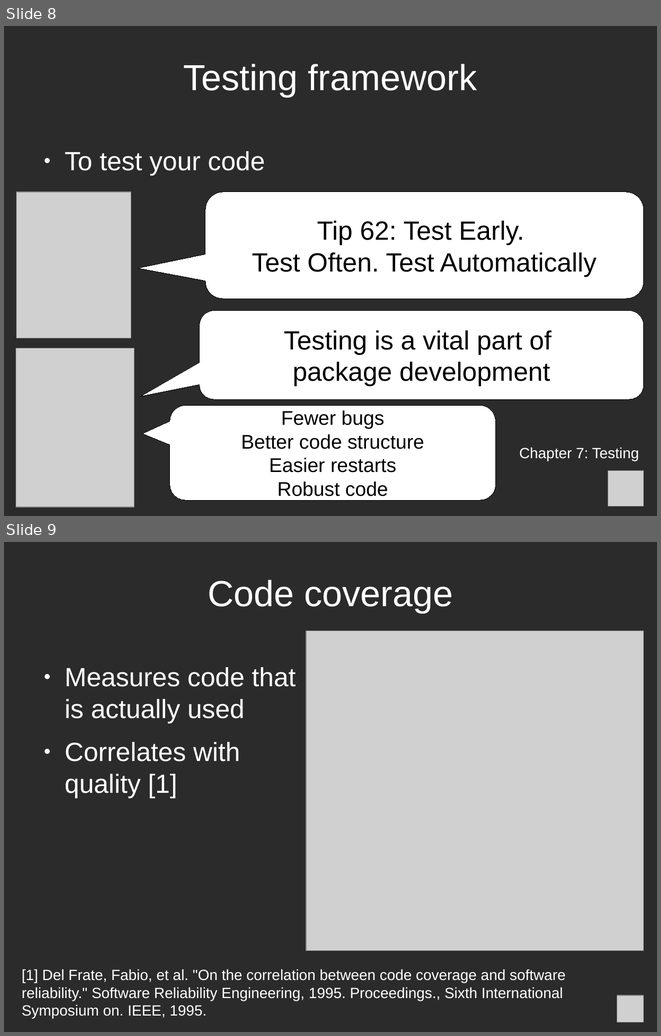
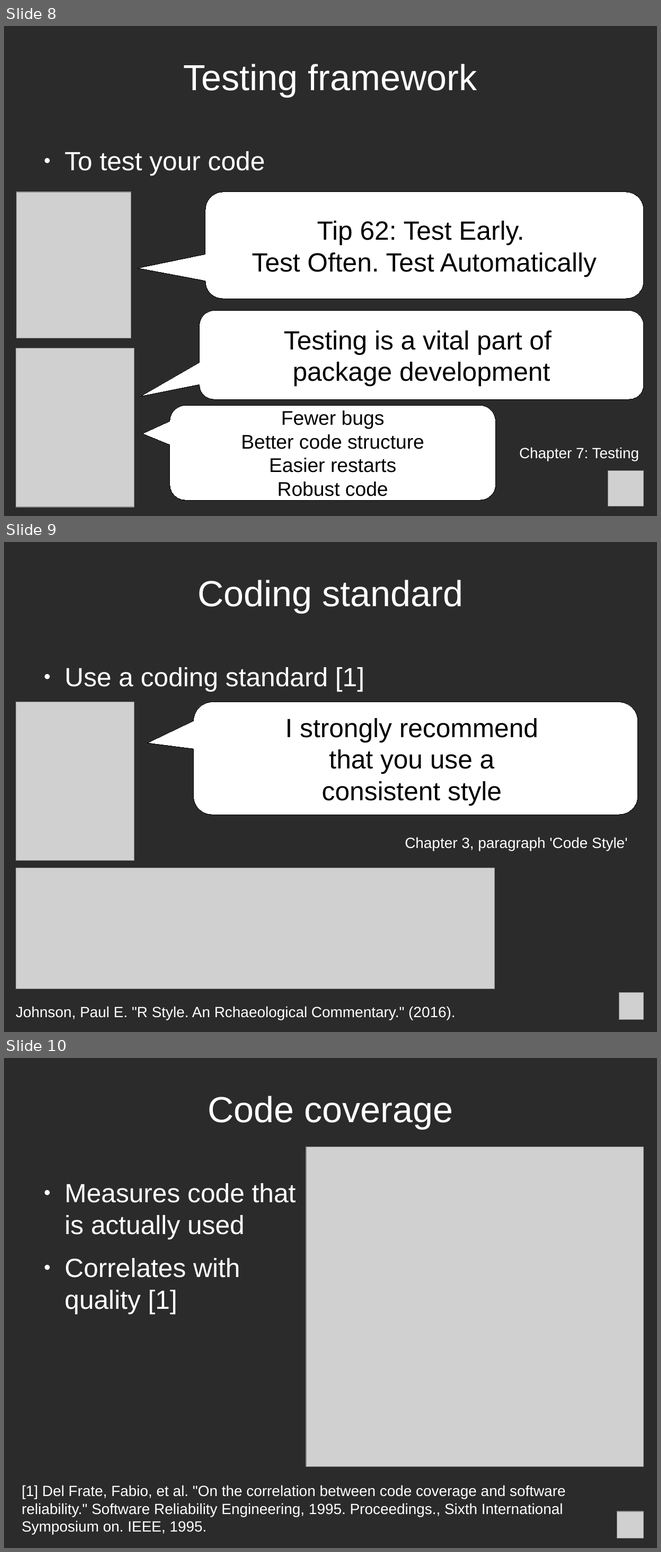
Before and after one commit to richelbilderbeek/PresentationsAboutR, a slide deck: ProfessionalRdevelopment/ProfessionalRDevelopment.odp. Shown one above the other, each under a label of ours: slides 8 and 9 before the commit, slides 8, 9 and 10 after it. The pictures are 661x1036 and 661x1552 pixels, drawn with LibreOffice and Linux fonts; fonts in the diff are those of the drawing; grey boxes stand for pictures; background and template pictures are left out; a plain dark background stands for a picture behind light text. Boxes give left, top, right and bottom in pixels: in the first picture for what was removed or moved away, otherwise in the second. Text is boxed around its words. In the diff, an @@ line names an element or a change of style, - is before the commit and + after.

```diff
--- a/ProfessionalRdevelopment/ProfessionalRDevelopment.odp
+++ b/ProfessionalRdevelopment/ProfessionalRDevelopment.odp
@@ slide 9 added at (4, 542, 657, 1032), background picture (left out) @@
@@ title added at (197, 580, 463, 612), 44 pt, text #FFFFFF @@
+Coding standard
@@ text added at (64, 667, 364, 691), 32 pt, text #FFFFFF @@
+● Use a coding standard [1]
@@ picture added at (16, 702, 134, 861) @@
@@ rounded speech box added at (194, 702, 638, 814), fill #FFFFFF, outline #000000 0 pt, 32 pt, text #000000 @@
+I strongly recommend
+that you use a
+consistent style
@@ text added at (405, 837, 627, 850), 18 pt, text #FFFFFF @@
+Chapter 3, paragraph 'Code Style'
@@ picture added at (16, 868, 495, 989) @@
@@ picture added at (619, 992, 644, 1020) @@
@@ text added at (16, 1006, 455, 1020), 18 pt, text #FFFFFF @@
+Johnson, Paul E. "R Style. An Rchaeological Commentary." (2016).
@@ what was slide 9 is now slide 10 @@
```
Also in this commit, not shown: 4 slides changed, 1 other slide added, 1 slide removed, 4 other files.
